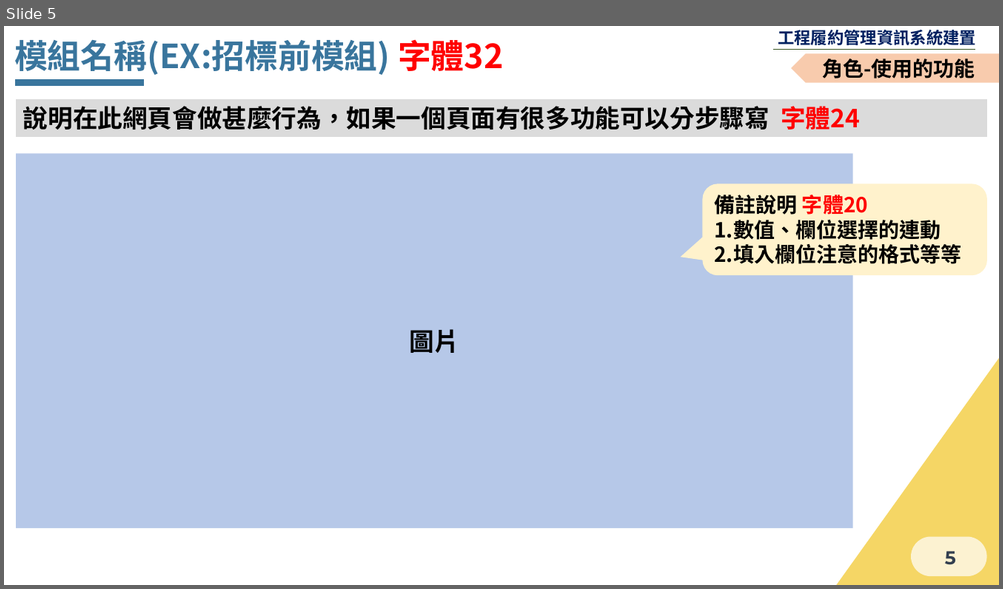
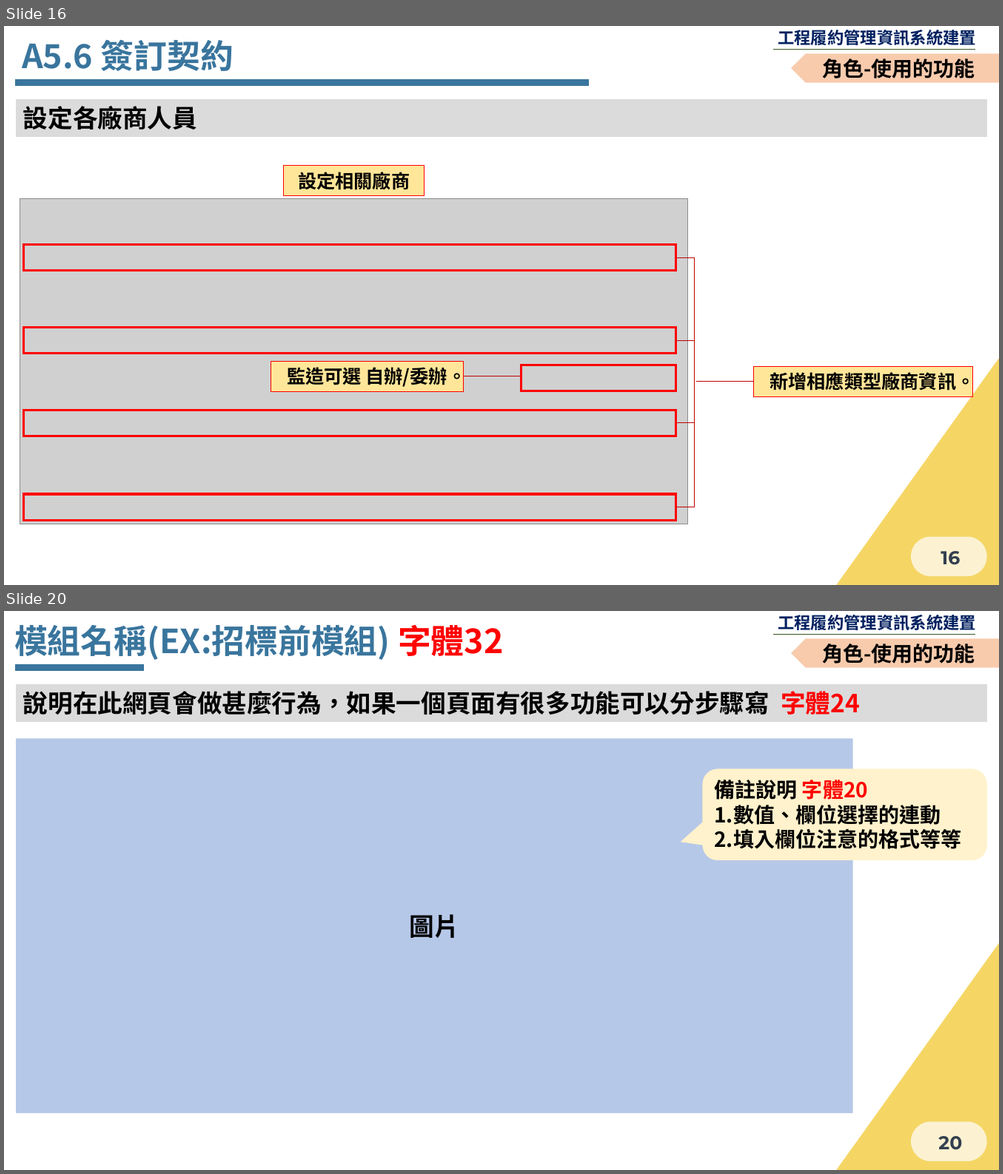
Before and after one commit to Menigo/SunriseDocument, a slide deck: 決標後.pptx. Shown one above the other, each under a label of ours: slide 5 before the commit, slides 16 and 20 after it; the slides between them are not shown. The pictures are 1003x589 and 1003x1174 pixels, drawn with LibreOffice and Linux fonts; fonts in the diff are those of the drawing; grey boxes stand for pictures; background and template pictures are left out. Boxes give left, top, right and bottom in pixels: in the first picture for what was removed or moved away, otherwise in the second. Text is boxed around its words. In the diff, an @@ line names an element or a change of style, - is before the commit and + after.

```diff
--- a/決標後.pptx
+++ b/決標後.pptx
@@ slide 16 added at [4,26,999,585], background #F5D665; not listed: 8 template elements that a slide beside it also shows @@
@@ text added at [22,39,233,71], 32 pt, text #39759D, bold @@
+A5.6 簽訂契約
@@ pentagon arrow added at [791,53,999,83], fill #F8CBAD, 20 pt, text #000000, bold @@
+角色-使用的功能
@@ line added from (15, 83) to (588, 83), #39759D 6 pt @@
@@ rectangle added at [16,99,987,136], fill #DBDBDB, 24 pt, text #000000, bold @@
+設定各廠商人員
@@ rectangle added at [284,166,424,195], fill #FFE699, outline #FF0000 0.75 pt, 18 pt, text #000000, bold @@
+設定相關廠商
@@ picture added at [20,199,688,525] @@
@@ rectangle added at [23,244,675,271], outline #FF0000 2.25 pt @@
@@ elbow line added from (676, 507) to (677, 258), #C00000 0.75 pt @@
@@ rectangle added at [23,327,675,354], outline #FF0000 2.25 pt @@
@@ elbow line added from (676, 340) to (677, 423), #C00000 0.75 pt @@
@@ rectangle added at [271,362,464,392], fill #FFE699, outline #FF0000 0.75 pt, 18 pt, text #000000, bold @@
+監造可選 自辦/委辦。
@@ line added from (463, 377) to (521, 377), #C00000 0.75 pt @@
@@ rectangle added at [521,366,676,392], outline #FF0000 2.25 pt @@
@@ rectangle added at [754,367,973,397], fill #FFE699, outline #FF0000 0.75 pt, 18 pt, text #000000, bold @@
+新增相應類型廠商資訊。
@@ line added from (696, 382) to (754, 382), #C00000 0.75 pt @@
@@ rectangle added at [23,410,675,437], outline #FF0000 2.25 pt @@
@@ rectangle added at [23,494,675,520], outline #FF0000 2.25 pt @@
@@ what was slide 5 is now slide 20 @@
@@ page number at [938,1136,962,1150]: text changed @@
-5
+20
```
Also in this commit, not shown: 3 slides changed, 14 other slides added.
